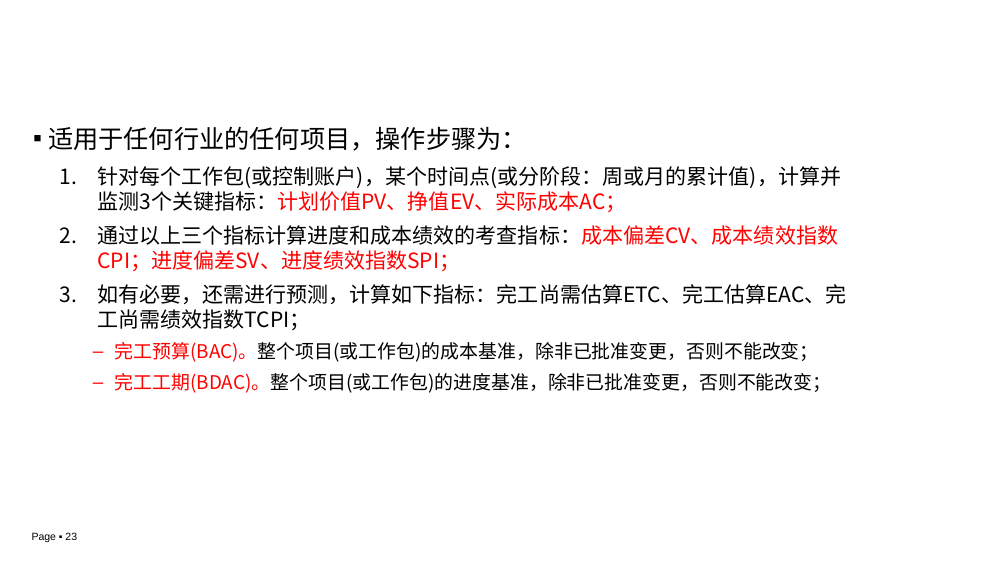
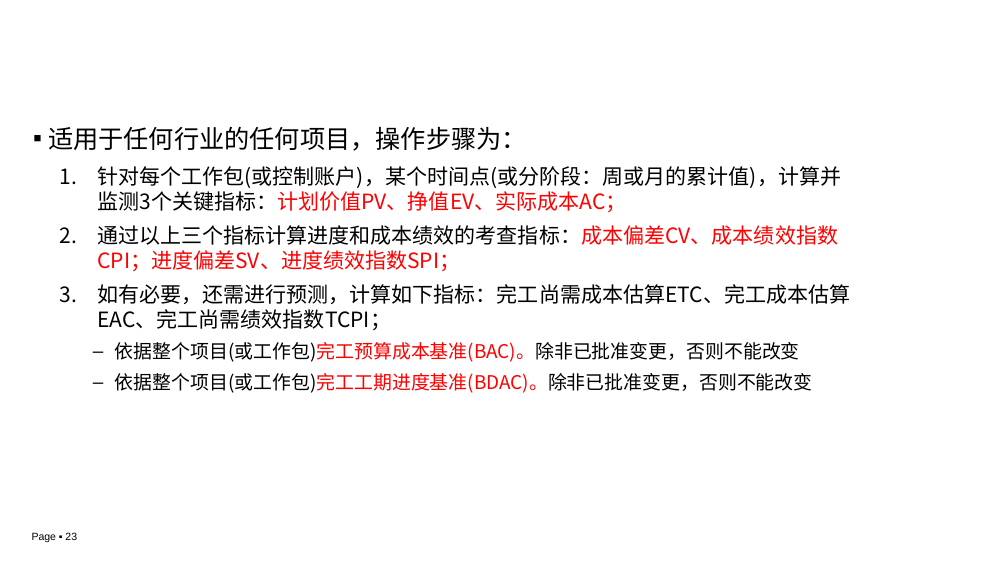
Before and after one commit to edu2act/course-IT-Project-Management, a slide deck: slide 23 of materials/slides/ch04.pptx. Drawn at 1008x567 pixels with LibreOffice and Linux fonts; fonts in the diff are those of the drawing; background and template pictures are left out. Boxes give left, top, right and bottom in pixels: in the first picture for what was removed or moved away, otherwise in the second. Text is boxed around its words. In the diff, an @@ line names an element or a change of style, - is before the commit and + after.

```diff
--- a/materials/slides/ch04.pptx
+++ b/materials/slides/ch04.pptx
@@ text at (x1=97, y1=284, x2=850, y2=393): text changed @@
-  3. 如有必要，还需进行预测，计算如下指标：完工尚需估算ETC、完工估算EAC、完工尚需绩效指数TCPI；
-      – 完工预算(BAC)。整个项目(或工作包)的成本基准，除非已批准变更，否则不能改变；
-      – 完工工期(BDAC)。整个项目(或工作包)的进度基准，除非已批准变更，否则不能改变；
+  3. 如有必要，还需进行预测，计算如下指标：完工尚需成本估算ETC、完工成本估算EAC、完工尚需绩效指数TCPI；
+      – 依据整个项目(或工作包)完工预算成本基准(BAC)。除非已批准变更，否则不能改变
+      – 依据整个项目(或工作包)完工工期进度基准(BDAC)。除非已批准变更，否则不能改变
```
Also in this commit, not shown: 1 other file.
